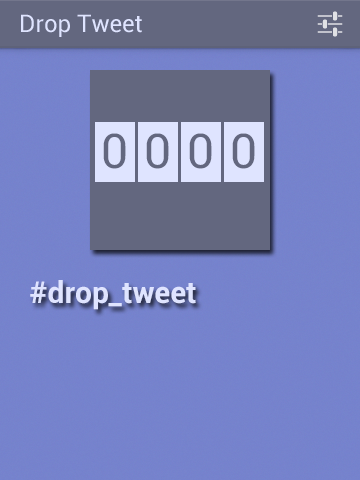
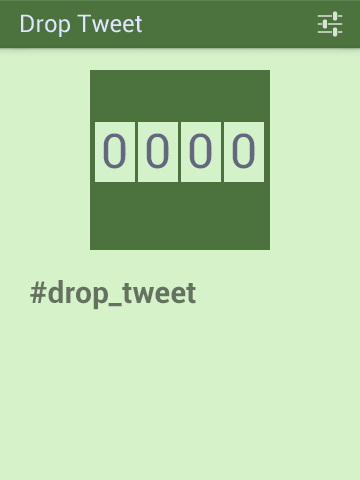
Comparing the layer stacks of the two (360, 480) images. Changes:
painted on "bg color" over (0, 0, 360, 48)
painted on "#drop_tweet" over (30, 280, 196, 310)
painted on "長方形 2" (1st of 4, in "グループ 1 のコピー") over (138, 122, 178, 182)
painted on "長方形 2" (2nd of 4, in "グループ 1 のコピー 2") over (181, 122, 221, 182)
painted on "長方形 2" (3rd of 4, in "グループ 1 のコピー 3") over (224, 122, 264, 182)
painted on "長方形 2" (4th of 4, in "グループ 1") over (95, 122, 135, 182)
painted on "長方形 1" over (90, 70, 270, 250)
painted on "レイヤー 1" over (0, 0, 360, 480)
